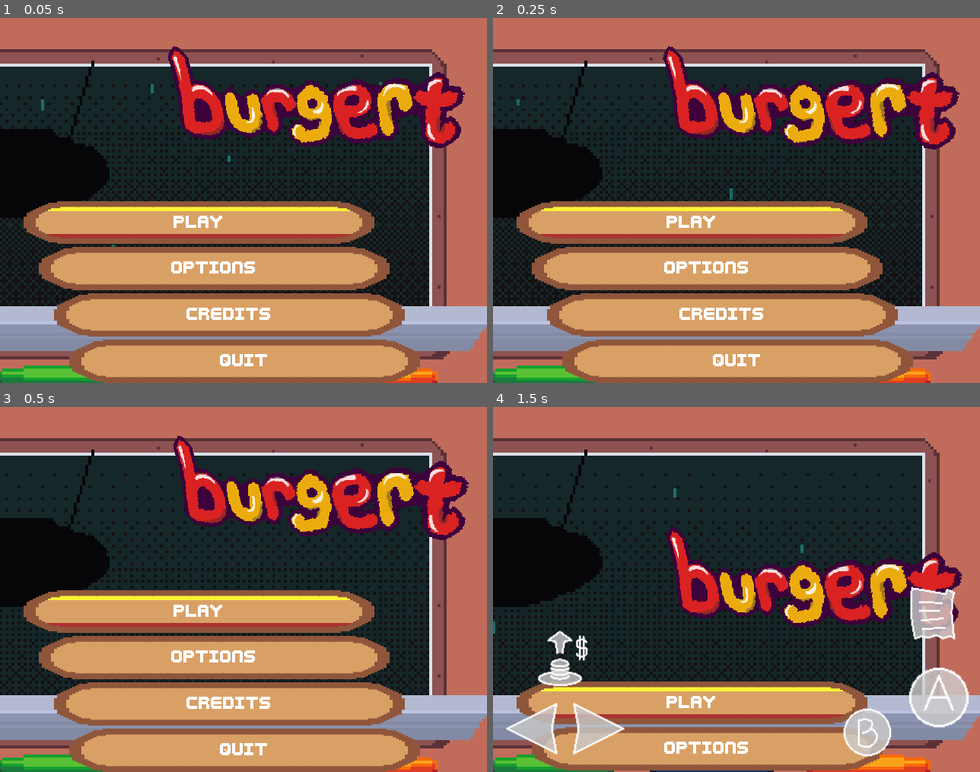
Above: before the commit, frames 1-4 (two rows, left to right).
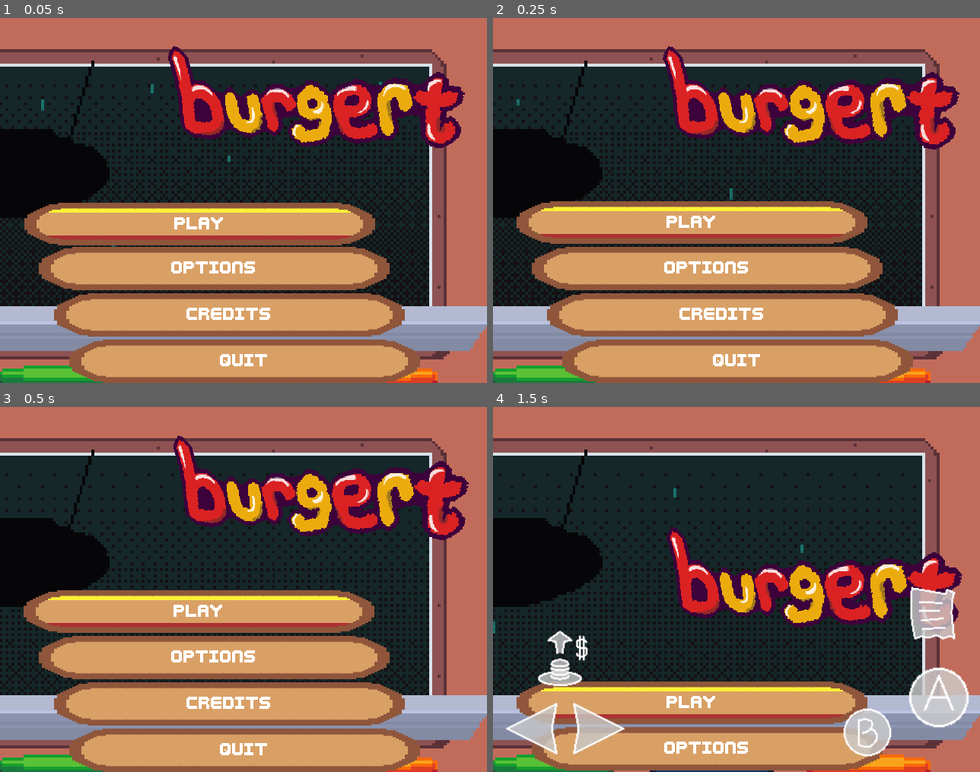
Above: after the commit, the same moments.

Repository: LettucePie/burgert
Game: Godot game, scene res://scenes/play.tscn
The game is run twice, just before and just after one commit, with the same random seed, the same clock (stepped at 60 frames per second) and the same inputs. Sound files missing from this copy of the repository are replaced by a short silence.
Inputs (mouse positions are in pixels of both pictures, inside the frame that each line leads up to):
- Up to frame 1 (0.05 s): no input
- Up to frame 2 (0.25 s): no input
- Up to frame 3 (0.5 s): no input
- Up to frame 4 (1.5 s): click "Play" at 0.5 s; tap Enter (menu) at 1.25 s; move the mouse to (843, 571) at 1.27 s; hold Right (right) from 1.28 s (still down); tap Z (confirm) at 1.35 s; click (843, 571) at 1.42 s

The runs differ from the first frame. In frame 1, 1.8% of the frame differs, in the area x 4-78%, y 50-63%; in frame 2, nothing differs; in frame 3, nothing differs; in frame 4, nothing differs.

Commit message:
added visual flair to menu buttons

Diff:
--- a/scenes/ui/main_menu.tscn
+++ b/scenes/ui/main_menu.tscn
@@ -7,6 +7,8 @@
 [ext_resource type="PackedScene" uid="uid://vrd4yei4hrcp" path="res://scenes/ui/main.tscn" id="4_6oetw"]
 [ext_resource type="Texture2D" uid="uid://d30fcprmtv32l" path="res://publishing/burgert_title_logo_shaded.png" id="4_oua5h"]
 [ext_resource type="PackedScene" uid="uid://dliaynw0s7s52" path="res://scenes/ui/options.tscn" id="5_5is6g"]
+[ext_resource type="Script" path="res://scenes/ui/menu_flair.gd" id="5_eqawj"]
+[ext_resource type="PackedScene" uid="uid://scqqlikbqc8q" path="res://scenes/ui/vfx/splat.tscn" id="6_a85yp"]
 [ext_resource type="PackedScene" uid="uid://chbckskdwg1q5" path="res://scenes/ui/credits.tscn" id="6_vr17i"]
 [ext_resource type="PackedScene" uid="uid://bu852obctwpqd" path="res://scenes/ui/paused.tscn" id="7_i4os7"]
 
@@ -97,6 +99,11 @@
 [node name="DirectionalLight3D" type="DirectionalLight3D" parent="SubViewport/Node3D"]
 transform = Transform3D(0.779972, 0.459367, 0.425, -0.537899, 0.839194, 0.0801133, -0.319856, -0.291093, 0.901641, 0, 0, 1.09039)
 
+[node name="MenuFlair" type="Node" parent="." node_paths=PackedStringArray("splat_buttons")]
+script = ExtResource("5_eqawj")
+splat_buttons = [NodePath("../Main/Play"), NodePath("../Main/Options"), NodePath("../Main/Credits"), NodePath("../Main/Quit"), NodePath("../Options/Panel/VBoxContainer/swap_confirm"), NodePath("../Options/Panel/VBoxContainer/finished"), NodePath("../Options/Panel/VBoxContainer/mus_vol"), NodePath("../Options/Panel/VBoxContainer/sfx_vol")]
+splat_vfx = ExtResource("6_a85yp")
+
 [node name="AnimationPlayer" type="AnimationPlayer" parent="."]
 libraries = {
 "": ExtResource("3_lbgav")
--- /dev/null
+++ b/scenes/ui/menu_flair.gd
@@ -0,0 +1,21 @@
+extends Node
+class_name MenuFlair
+
+@export var splat_buttons : Array[Control]
+
+@export var splat_vfx : PackedScene
+
+func _ready():
+	for sb in splat_buttons:
+		sb.focus_entered.connect(splat_button_focused.bind(sb))
+	#for wb in wobble_buttons:
+		#wb.focus_entered.connect(wobble_button_focused.bind(wb))
+
+
+func splat_button_focused(control : Control):
+	var new_splat = splat_vfx.instantiate()
+	new_splat.activate_on_target(control)
+
+
+func wobble_button_focused(button : Button):
+	print("Wobble Button Focused: ", button)
--- /dev/null
+++ b/scenes/ui/vfx/splat.gd
@@ -0,0 +1,40 @@
+extends Node
+
+@onready var timer : Timer = $Timer
+@onready var sfx : AudioStreamPlayer = $AudioStreamPlayer
+@export var lifetime_seconds : float = 0.2
+@export var curve : Curve
+@export var splat_sounds : Array[AudioStreamWAV]
+var target : Control
+var start_pos : Vector2
+var options : Array[Vector2] = [
+	Vector2(2, 1),
+	Vector2(-1, 1),
+	Vector2(0, -2),
+	Vector2(1, 3),
+	Vector2(0, 4)
+]
+var chosen_target : Vector2
+
+
+func activate_on_target(t : Control):
+	target = t
+	target.add_child(self)
+	start_pos = target.position
+	chosen_target = options.pick_random() + start_pos
+	sfx.stream = splat_sounds.pick_random()
+	sfx.play()
+	timer.wait_time = lifetime_seconds
+	timer.start()
+
+
+func _process(delta):
+	var elapsed = lifetime_seconds - timer.time_left
+	var percent = curve.sample(elapsed / lifetime_seconds)
+	target.position = lerp(start_pos, chosen_target, percent)
+
+
+func _on_timer_timeout() -> void:
+	timer.stop()
+	target.position = start_pos
+	self.queue_free()
--- /dev/null
+++ b/scenes/ui/vfx/splat.tscn
@@ -0,0 +1,23 @@
+[gd_scene load_steps=6 format=3 uid="uid://scqqlikbqc8q"]
+
+[ext_resource type="Script" path="res://scenes/ui/vfx/splat.gd" id="1_idjpk"]
+[ext_resource type="AudioStream" uid="uid://bwdhasi7xaxtw" path="res://assets/sound/sfx/menu_splat_1.wav" id="2_kexie"]
+[ext_resource type="AudioStream" uid="uid://dymcwjbenk86e" path="res://assets/sound/sfx/menu_splat_2.wav" id="3_ibujj"]
+[ext_resource type="AudioStream" uid="uid://dkvh28hlgcm1g" path="res://assets/sound/sfx/menu_splat_3.wav" id="4_kbyta"]
+
+[sub_resource type="Curve" id="Curve_ngl1u"]
+_data = [Vector2(0, 0), 0.0, 7.58, 0, 0, Vector2(0.321429, 1), 0.0, 0.0, 0, 0, Vector2(1, 0), 0.0, 0.0, 0, 0]
+point_count = 3
+
+[node name="Splat" type="Node"]
+script = ExtResource("1_idjpk")
+curve = SubResource("Curve_ngl1u")
+splat_sounds = Array[AudioStreamWAV]([ExtResource("2_kexie"), ExtResource("3_ibujj"), ExtResource("4_kbyta")])
+
+[node name="Timer" type="Timer" parent="."]
+
+[node name="AudioStreamPlayer" type="AudioStreamPlayer" parent="."]
+stream = ExtResource("2_kexie")
+bus = &"SFX"
+
+[connection signal="timeout" from="Timer" to="." method="_on_timer_timeout"]
Not shown, added: assets/sound/sfx/menu_splat_1.wav.import
Not shown, added: assets/sound/sfx/menu_splat_2.wav.import
Not shown, added: assets/sound/sfx/menu_splat_3.wav.import
Not shown: 1 places in scenes/ui/main_menu.tscn that only renumber resources
Not shown, added: assets/sound/sfx/menu_splat_1.wav
Not shown, added: assets/sound/sfx/menu_splat_2.wav
Not shown, added: assets/sound/sfx/menu_splat_3.wav
